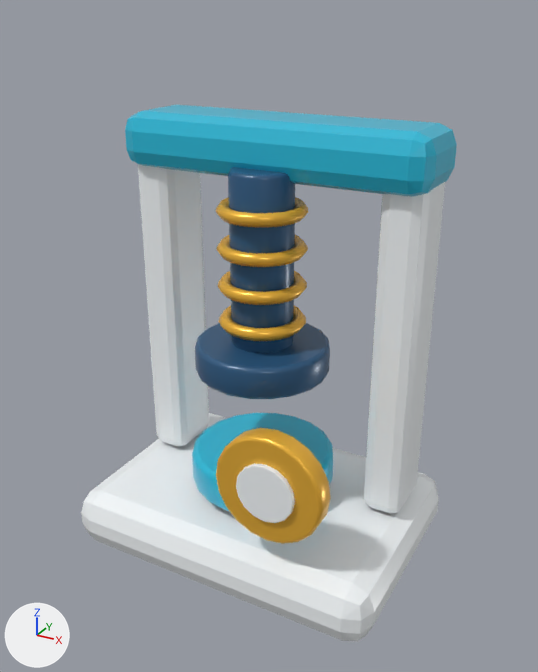
A saved change to the Blender file art/catalog/coin_press/coin_press.blend.
One viewpoint serves both versions: a 50 mm lens placed at (1.73, -3.08, 2.77), pointed at (0.05, -0.02, 1.25). Arrows for +X, +Y and +Z are at lower left; the lights stay in place. The picture after the commit comes second.

The first picture shows 'coin_press__Fixed_pearl_05', 'coin_press__Fixed_teal_07', 'coin_press__MintCoin_gold_03', 'coin_press__MintCoin_pearl_06', 'coin_press__PressScrew_dark_02', 'coin_press__PressScrew_gold_04'.
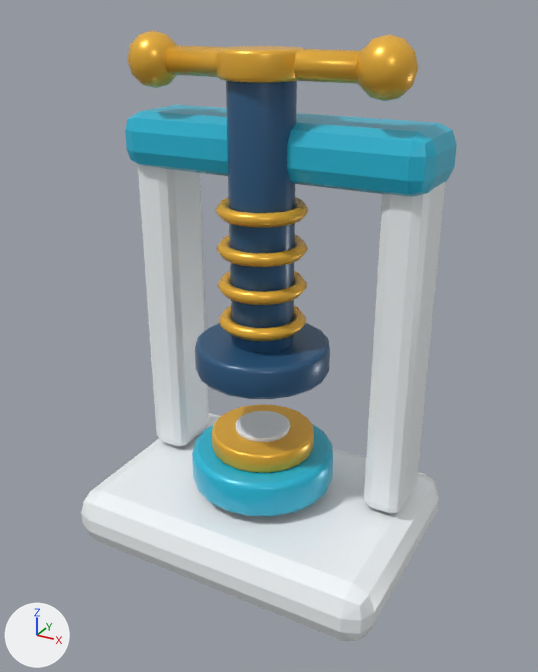
Where the newer file only moved an object's origin or applied its transform, the numbers keep the older frame.

Changed parts and their boxes (x1, y1, x2, y2) in the pictures (538 x 672 px; the box of a moved part takes in the faces that stretch with it):
'coin_press__PressScrew_dark_02', reshaped (37% taller)
    before: (195, 167, 330, 399)
    after: (195, 81, 330, 399)
'coin_press__Crank_gold_03', added (orange)
    after: (127, 30, 418, 101)
'coin_press__MintCoin_gold_03', deleted (orange)
    before: (216, 428, 331, 544)
'coin_press__MintCoin_gold_04', added (orange)
    after: (212, 404, 314, 473)
'coin_press__MintCoin_pearl_06', deleted
    before: (236, 463, 295, 523)
'coin_press__MintCoin_pearl_07', added
    after: (236, 411, 290, 442)
part 1 of me_coin_press__pressscrew_dark_02, moved or reshaped
    before: (228, 167, 293, 319)
    after: (226, 81, 297, 319)

The change in detail:
me_coin_press__pressscrew_dark_02 is used by ob_coin_press__pressscrew_dark_02; location (0.0, 0.0, 1.56).
me_coin_press__pressscrew_dark_02 had 240 vertices, 472 faces and spanned x -0.35..0.35, y -0.35..0.35, z -0.525..0.525.
me_coin_press__pressscrew_dark_02 now has 240 vertices, 472 faces and spans x -0.35..0.35, y -0.35..0.35, z -0.525..0.99.
me_coin_press__pressscrew_dark_02 part 1: all 60 vertices in x -0.16..0.16, y -0.16..0.16, z 0.506..0.525 are moved by (0.0, 0.0, 0.465).
Mesh me_coin_press__crank_gold_03 is new.
It has 260 vertices, 504 faces and spans x -0.72..0.72, y -0.2..0.2, z -0.13..0.13.
It uses material mat_gold (orange #f9bd3f).
Mesh me_coin_press__mintcoin_pearl_07 is new.
It has 96 vertices, 188 faces and spans x -0.15..0.15, y -0.15..0.15, z -0.012..0.012.
It uses material mat_pearl (white #f9fdff).
Mesh me_coin_press__mintcoin_gold_04 is new.
It has 120 vertices, 236 faces and spans x -0.28..0.28, y -0.28..0.28, z -0.055..0.055.
It uses material mat_gold (orange #f9bd3f).
Object 'coin_press__MintCoin_gold_03' (ob_coin_press__mintcoin_gold_03) is deleted.
Object 'coin_press__MintCoin_pearl_06' (ob_coin_press__mintcoin_pearl_06) is deleted.
Object 'coin_press__Crank_gold_03' (ob_coin_press__crank_gold_03) is new; it shows me_coin_press__crank_gold_03.
Its location is (0.0, 0.0, 2.55).
Object 'coin_press__MintCoin_pearl_07' (ob_coin_press__mintcoin_pearl_07) is new; it shows me_coin_press__mintcoin_pearl_07.
Its location is (0.0, 0.0, 0.693).
Object 'coin_press__MintCoin_gold_04' (ob_coin_press__mintcoin_gold_04) is new; it shows me_coin_press__mintcoin_gold_04.
Its location is (0.0, 0.0, 0.625).
